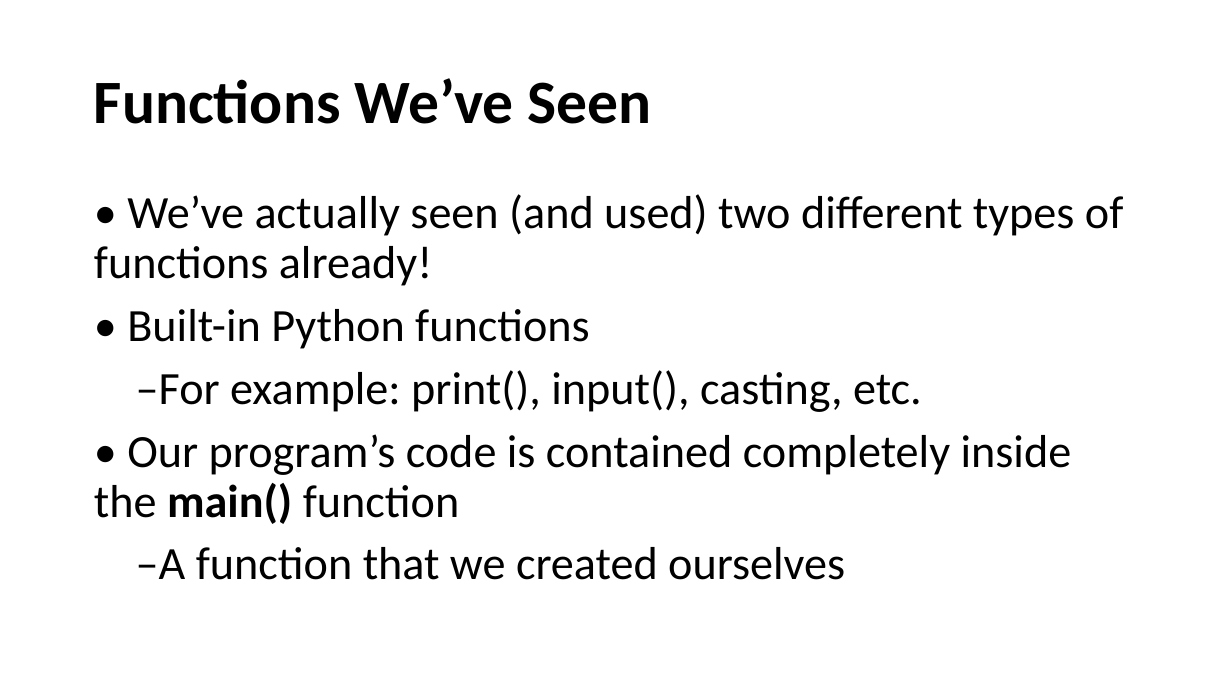
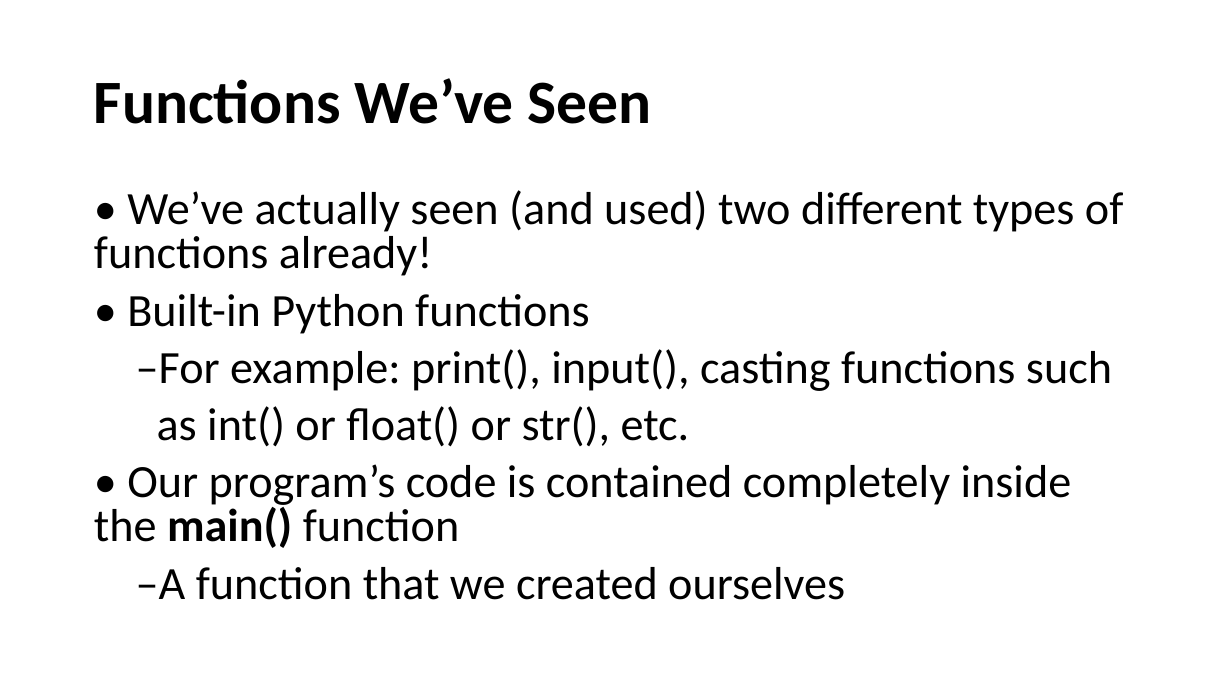
Before and after one commit to HKohin/Python-for-Upward-Bound-Program, a slide deck: slide 5 of PYTHON_10_Functions Part 1.pptx. Drawn at 1232x693 pixels with LibreOffice and Linux fonts; fonts in the diff are those of the drawing. Boxes give left, top, right and bottom in pixels: in the first picture for what was removed or moved away, otherwise in the second. Text is boxed around its words. In the diff, an @@ line names an element or a change of style, - is before the commit and + after.

```diff
--- a/PYTHON_10_Functions Part 1.pptx
+++ b/PYTHON_10_Functions Part 1.pptx
@@ text at <box>94,190,1123,600</box>: line spacing 0.9 to 0.8 @@
@@ text at <box>136,349,1112,447</box>: text changed @@
-–For example: print(), input(), casting, etc.
+–For example: print(), input(), casting functions such
+as int() or float() or str(), etc.
```
Also in this commit, not shown: 4 other slides changed, 1 other file.
